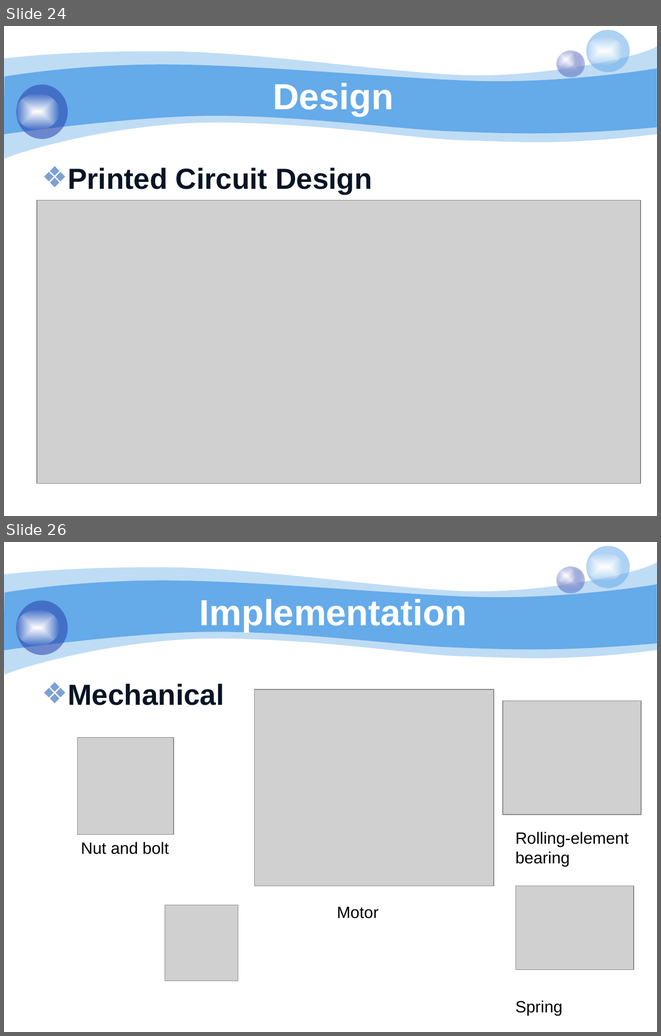
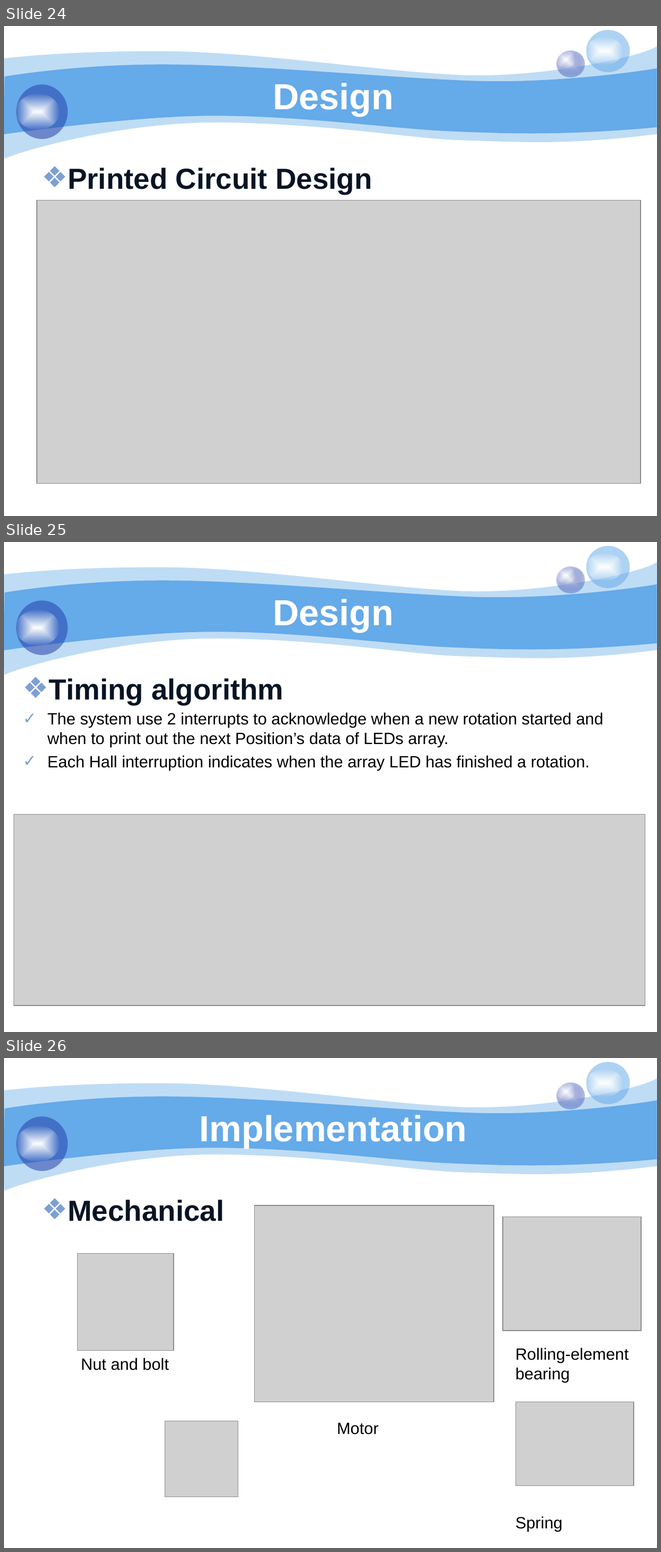
Before and after one commit to bachdx60343/pled, a slide deck: 06. Temp/pLED 2014.pptx. Shown one above the other, each under a label of ours: slides 24 and 26 before the commit, slides 24, 25 and 26 after it; the slides between them are not shown. The pictures are 661x1036 and 661x1552 pixels, drawn with LibreOffice and Linux fonts; fonts in the diff are those of the drawing; grey boxes stand for pictures; background and template pictures are left out. Boxes give left, top, right and bottom in pixels: in the first picture for what was removed or moved away, otherwise in the second. Text is boxed around its words. In the diff, an @@ line names an element or a change of style, - is before the commit and + after.

```diff
--- a/06. Temp/pLED 2014.pptx
+++ b/06. Temp/pLED 2014.pptx
@@ slide 25 added at [4, 542, 657, 1032], background #FFFFFF; not listed: 8 template elements that a slide beside it also shows @@
@@ title added at [273, 599, 394, 632], 40 pt, text #FFFFFF, bold @@
+Design
@@ text added at [47, 678, 603, 770], 18 pt, text #000000 @@
+❖ Timing algorithm
+✓ The system use 2 interrupts to acknowledge when a new rotation started and when to print out the next Position’s data of LEDs array.
+✓ Each Hall interruption indicates when the array LED has finished a rotation.
@@ picture added at [14, 814, 645, 1006] @@
```
Also in this commit, not shown: 4 slides changed, 6 other slides added, 6 slides removed.
